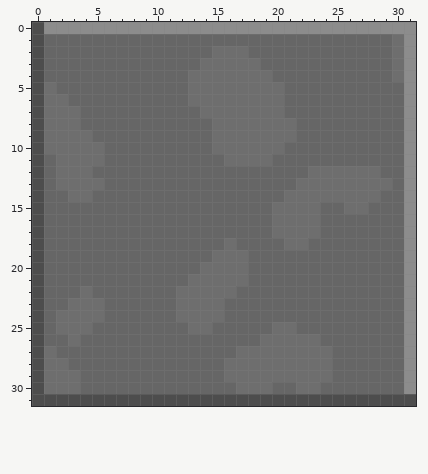
Pixel-art file: assets/concrete.aseprite. This is how it looked before the edit.
32x32 pixels, 1 frame. Colours within 5 levels of each other are drawn and written as one.
New version:
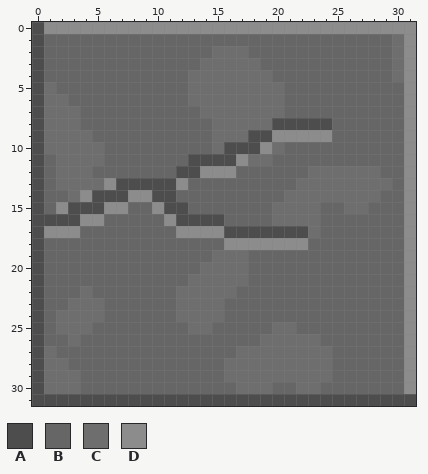
Palette (. is transparent): A #4d4d4d  B #666666  C #6e6e6e  D #8c8c8c
From old to new:
layer "Layer 3" now shown
--- layer "Layer 3"
@@ x 0..31 @@
  7 ACCCBBBBBBBBBBCCCCCCCBBBBBBBBBBD
- 8 ACCCBBBBBBBBBBBCCCCCCCBBBBBBBBBD
- 9 ACCCCBBBBBBBBBBCCCCCCCBBBBBBBBBD
-10 ACCCCCBBBBBBBBBCCCCCCBBBBBBBBBBD
-11 ABCCCCBBBBBBBBBBCCCCBBBBBBBBBBBD
-12 ABCCCBBBBBBBBBBBBBBBBBBCCCCCCBBD
-13 ABCCCCBBBBBBBBBBBBBBBBCCCCCCCCBD
-14 ABBCCBBBBBBBBBBBBBBBBCCCCCCCCBBD
-15 ABBBBBBBBBBBBBBBBBBBCCCCBBCCBBBD
-16 ABBBBBBBBBBBBBBBBBBBCCCCBBBBBBBD
-17 ABBBBBBBBBBBBBBBBBBBCCCCBBBBBBBD
-18 ABBBBBBBBBBBBBBBCBBBBCCBBBBBBBBD
+ 8 ACCCBBBBBBBBBBBCCCCCAAAAABBBBBBD
+ 9 ACCCCBBBBBBBBBBCCCAADDDDDBBBBBBD
+10 ACCCCCBBBBBBBBBCAAADCBBBBBBBBBBD
+11 ABCCCCBBBBBBBAAAADCCBBBBBBBBBBBD
+12 ABCCCBBBBBBBAADDDBBBBBBCCCCCCBBD
+13 ABCCCCDAAAAADBBBBBBBBBCCCCCCCCBD
+14 ABBCDAAADDAABBBBBBBBBCCCCCCCCBBD
+15 ABDAAADDBBDAABBBBBBBCCCCBBCCBBBD
+16 AAAADDBBBBBDAAAABBBBCCCCBBBBBBBD
+17 ADDDBBBBBBBBDDDDAAAAAAACBBBBBBBD
+18 ABBBBBBBBBBBBBBBDDDDDDDBBBBBBBBD
 19 ABBBBBBBBBBBBBBCCCBBBBBBBBBBBBBD
Pixel boxes of the changes (left, top, right, bottom) in both pictures:
changed: (44, 118, 332, 250)
